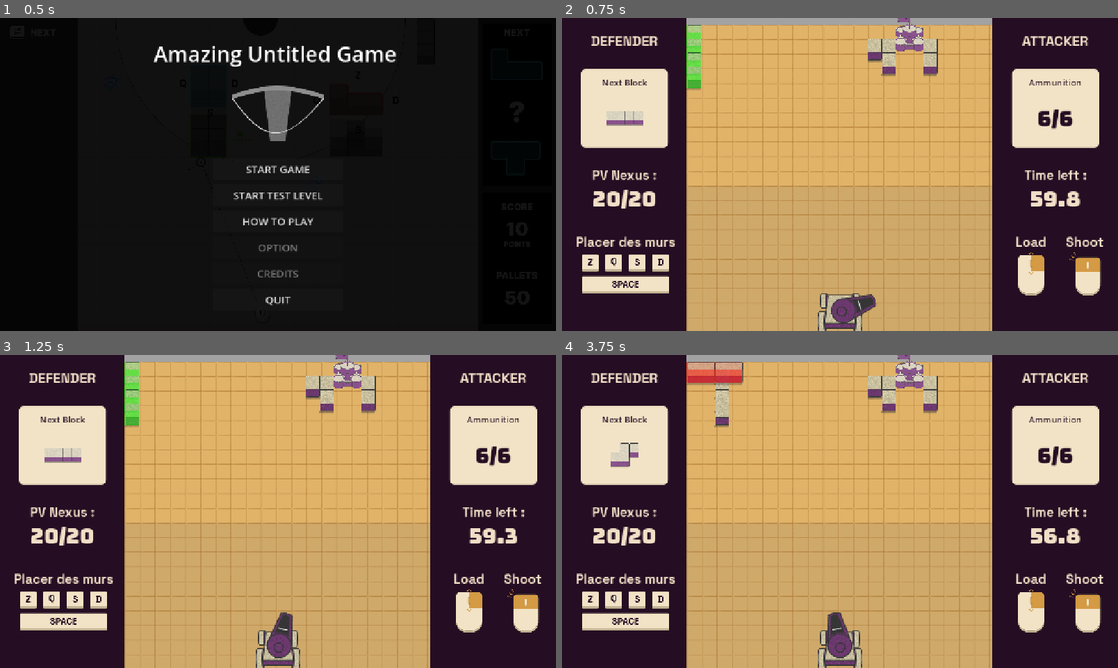
Above: before the commit, frames 1-4 (two rows, left to right).
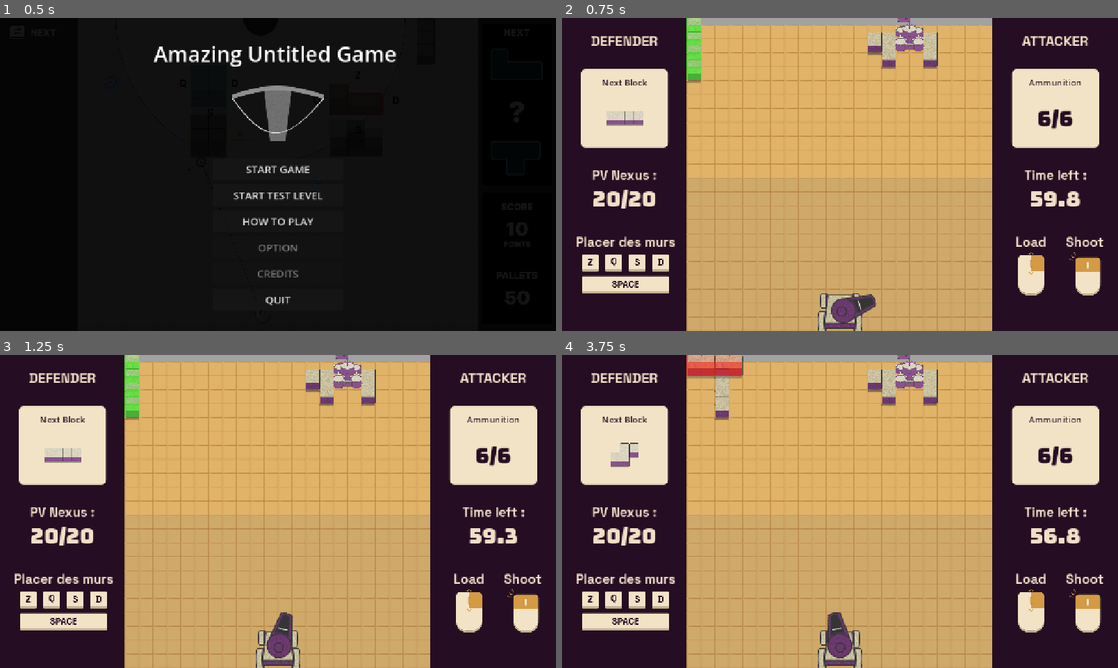
Above: after the commit, the same moments.

Repository: Angele-Bzl/construction
Game: Godot game, scene res://Scenes/title_screen.tscn
The game is run twice, just before and just after one commit, with the same random seed, the same clock (stepped at 60 frames per second) and the same inputs.
Inputs (mouse positions are in pixels of both pictures, inside the frame that each line leads up to):
- Up to frame 1 (0.5 s): no input
- Up to frame 2 (0.75 s): click "START GAME" at 0.5 s
- Up to frame 3 (1.25 s): no input
- Up to frame 4 (3.75 s): move the mouse to (962, 495) at 1.27 s; hold D (right) 1.28-2.03 s; click (962, 495) at 1.35 s; move the mouse to (728, 527) at 2.02 s; hold S (down) 2.03-2.78 s; right-click (728, 527) at 2.1 s; move the mouse to (895, 442) at 2.77 s; hold D (right) 2.78-3.53 s; tap Mouse wheel down (scroll_down) at 2.85 s; move the mouse to (812, 574) at 3.52 s; hold W (up) from 3.53 s (still down); tap Space (snap) at 3.6 s

Frame 1 is identical in both runs. In frame 2, 8.5% of the frame differs, in the area x 22-78%, y 0-100%; in frame 3, 8.5%; in frame 4, 8.9%.

Commit message:
Fix grid

Diff:
--- a/construction/Prefabs/BlockPrefabs/PatternPrefabs/pattern.tscn
+++ b/construction/Prefabs/BlockPrefabs/PatternPrefabs/pattern.tscn
@@ -9,13 +9,13 @@
 pattern_img = ExtResource("2_5xven")
 
 [node name="Block" parent="." unique_id=407422604 instance=ExtResource("1_fxuyb")]
-position = Vector2(16, 32)
+position = Vector2(16, 16)
 
 [node name="Block2" parent="." unique_id=1292690081 instance=ExtResource("1_fxuyb")]
-position = Vector2(48, 32)
+position = Vector2(48, 16)
 
 [node name="Block3" parent="." unique_id=502402122 instance=ExtResource("1_fxuyb")]
-position = Vector2(80, 32)
+position = Vector2(80, 16)
 
 [node name="Block4" parent="." unique_id=1347714736 instance=ExtResource("1_fxuyb")]
-position = Vector2(16, 64)
+position = Vector2(16, 48)
--- a/construction/Prefabs/BlockPrefabs/PatternPrefabs/pattern_2.tscn
+++ b/construction/Prefabs/BlockPrefabs/PatternPrefabs/pattern_2.tscn
@@ -7,4 +7,4 @@
 pattern_img = ExtResource("2_r2cc6")
 
 [node name="Block4" parent="." index="3" unique_id=1347714736]
-position = Vector2(48, 64)
+position = Vector2(48, 48)
--- a/construction/Prefabs/BlockPrefabs/PatternPrefabs/pattern_3.tscn
+++ b/construction/Prefabs/BlockPrefabs/PatternPrefabs/pattern_3.tscn
@@ -7,4 +7,4 @@
 pattern_img = ExtResource("2_sd6il")
 
 [node name="Block3" parent="." index="2" unique_id=502402122]
-position = Vector2(48, 64)
+position = Vector2(48, 48)
--- a/construction/Prefabs/BlockPrefabs/PatternPrefabs/pattern_4.tscn
+++ b/construction/Prefabs/BlockPrefabs/PatternPrefabs/pattern_4.tscn
@@ -7,4 +7,4 @@
 pattern_img = ExtResource("2_0e8jh")
 
 [node name="Block4" parent="." index="3" unique_id=1347714736]
-position = Vector2(112, 32)
+position = Vector2(112, 16)
--- a/construction/Prefabs/BlockPrefabs/PatternPrefabs/pattern_5.tscn
+++ b/construction/Prefabs/BlockPrefabs/PatternPrefabs/pattern_5.tscn
@@ -8,4 +8,4 @@
 pattern_img = ExtResource("2_ymqy0")
 
 [node name="Block3" parent="." index="2" unique_id=502402122]
-position = Vector2(16, 96)
+position = Vector2(16, 80.60151)
--- a/construction/Prefabs/BlockPrefabs/PatternPrefabs/pattern_6.tscn
+++ b/construction/Prefabs/BlockPrefabs/PatternPrefabs/pattern_6.tscn
@@ -7,10 +7,10 @@
 pattern_img = ExtResource("2_0m6kn")
 
 [node name="Block2" parent="." index="1" unique_id=1292690081]
-position = Vector2(80, 64)
+position = Vector2(80, 48)
 
 [node name="Block3" parent="." index="2" unique_id=502402122]
-position = Vector2(48, 64)
+position = Vector2(48, 48)
 
 [node name="Block4" parent="." index="3" unique_id=1347714736]
-position = Vector2(48, 32)
+position = Vector2(48, 16)
--- a/construction/Prefabs/BlockPrefabs/PatternPrefabs/pattern_7.tscn
+++ b/construction/Prefabs/BlockPrefabs/PatternPrefabs/pattern_7.tscn
@@ -7,7 +7,7 @@
 pattern_img = ExtResource("2_mucfk")
 
 [node name="Block2" parent="." index="1" unique_id=1292690081]
-position = Vector2(16, 128)
+position = Vector2(16, 112)
 
 [node name="Block3" parent="." index="2" unique_id=502402122]
-position = Vector2(16, 96)
+position = Vector2(16, 80)
--- a/construction/Prefabs/BlockPrefabs/PatternPrefabs/pattern_8.tscn
+++ b/construction/Prefabs/BlockPrefabs/PatternPrefabs/pattern_8.tscn
@@ -7,13 +7,13 @@
 pattern_img = ExtResource("2_vgylm")
 
 [node name="Block" parent="." index="0" unique_id=407422604]
-position = Vector2(80, 32)
+position = Vector2(80, 16)
 
 [node name="Block2" parent="." index="1" unique_id=1292690081]
-position = Vector2(16, 64)
+position = Vector2(16, 48)
 
 [node name="Block3" parent="." index="2" unique_id=502402122]
-position = Vector2(48, 64)
+position = Vector2(48, 48)
 
 [node name="Block4" parent="." index="3" unique_id=1347714736]
-position = Vector2(48, 32)
+position = Vector2(48, 16)
--- a/construction/Scenes/main_scene.tscn
+++ b/construction/Scenes/main_scene.tscn
@@ -51,11 +51,10 @@
 offset_top = 16.0
 offset_right = 934.5995
 offset_bottom = 684.8
-scale = Vector2(1.0887729, 1.0526316)
 mouse_filter = 2
 texture = ExtResource("7_76v2p")
 expand_mode = 1
-stretch_mode = 1
+stretch_mode = 2
 
 [node name="Walls" type="Node2D" parent="." unique_id=1550099786]
 
@@ -105,7 +104,6 @@
 shape = SubResource("RectangleShape2D_13qdw")
 
 [node name="Nexus" parent="." unique_id=407422604 instance=ExtResource("6_6ev3c")]
-ruin_texture = null
 
 [node name="BlockContainer" type="Node2D" parent="." unique_id=1674226568]
 
--- a/construction/Scripts/levelManager.gd
+++ b/construction/Scripts/levelManager.gd
@@ -53,7 +53,7 @@
 	nexus.global_position = Vector2(rng.randi_range(range_x.x,range_x.y),rng.randi_range(range_y.x,range_y.y))
 	print("Nexus position : " + str(nexus.global_position))
 	nexus.global_position.x -= int(nexus.global_position.x) % int(GlobalManager.TILE.x*2)
-	nexus.global_position.y -= int(nexus.global_position.y) % int(GlobalManager.TILE.y*2)
+	nexus.global_position.y -= (int(nexus.global_position.y) % int(GlobalManager.TILE.y*2)) + int(GlobalManager.TILE.y/2)
 	print("Nexus position tile fixed : " + str(nexus.global_position))
 
 	var valid_pos_for_blocks : Array[Vector2]
